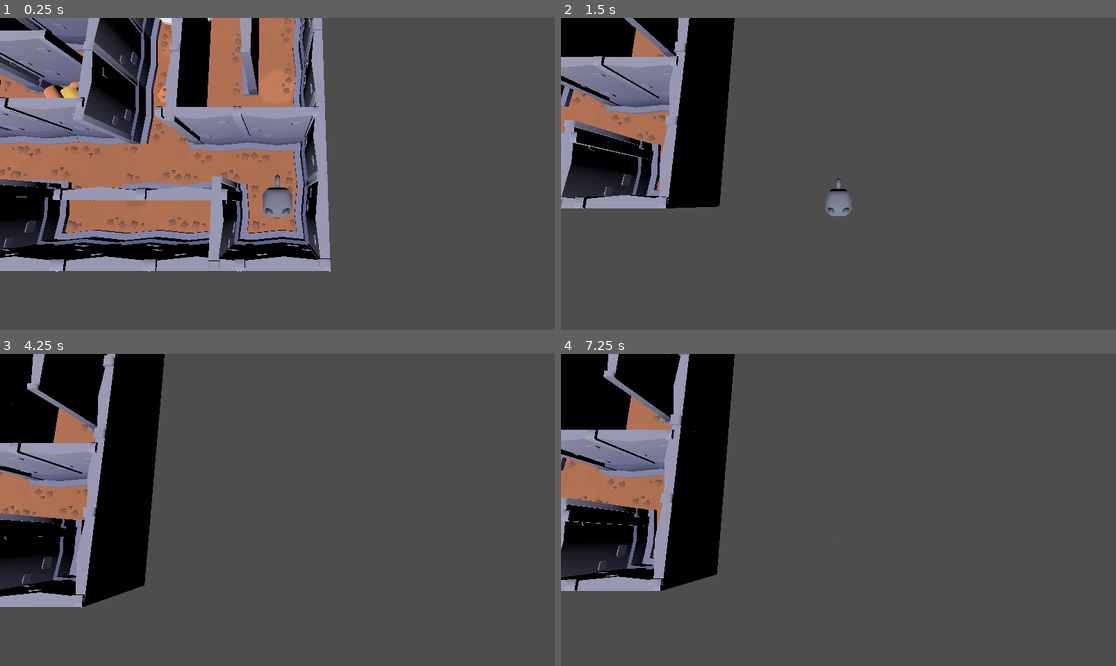
Above: before the commit, frames 1-4 (two rows, left to right).
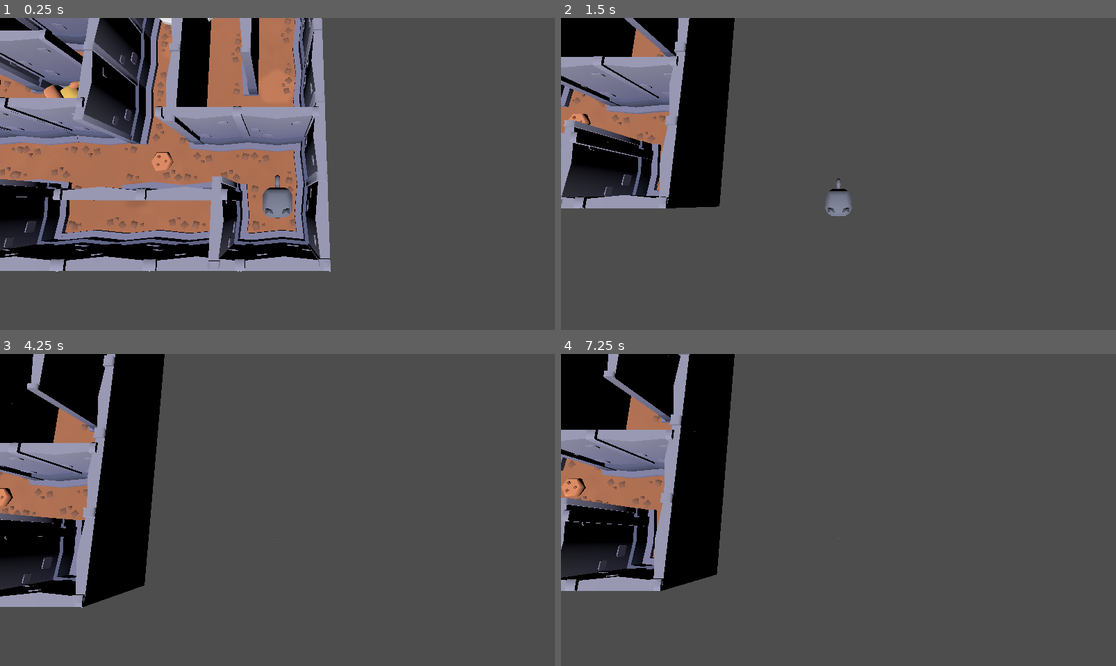
Above: after the commit, the same moments.

Repository: safetymax/game-physics
Game: Godot game, scene res://node_3d.tscn
Two runs of this game, one before a commit and one after it. Both use one fixed random seed, a clock stepped at 60 frames per second and the inputs below.
Inputs:
- Up to frame 1 (0.25 s): no input
- Up to frame 2 (1.5 s): tap Enter (ui_accept) at 0.5, 0.77 s; hold Right (ui_right) 0.53-1.28 s; hold Down (ui_down) from 1.28 s (still down)
- Up to frame 3 (4.25 s): tap Enter (ui_accept) at 1.52, 3.02, 3.77 s; release Down (ui_down) at 2.03 s; hold Right (ui_right) 2.03-2.78 s; hold Up (ui_up) 2.78-3.53 s; hold Left (ui_left) from 3.53 s (still down)
- Up to frame 4 (7.25 s): tap Enter (ui_accept) at 4.52, 6.02, 6.77 s; release Left (ui_left) at 5.03 s; hold Down (ui_down) 5.03-5.78 s; hold Right (ui_right) 5.78-6.53 s; hold Up (ui_up) from 6.53 s (still down)

The runs differ from the first frame. In frame 1, 0.2% of the frame differs, in the area x 27-32%, y 21-49%; in frame 2, less than 0.1%; in frame 3, less than 0.1%; in frame 4, 0.2%.
Error before the commit: Invalid access to property or key 'body_entered' on a base object of type 'Node3D'. (res://player_move.gd:34)

Commit message:
cookies and plates

Diff:
--- a/Fertig/Plate_Fertig.tscn
+++ b/Fertig/Plate_Fertig.tscn
@@ -1,6 +1,7 @@
 [gd_scene format=3 uid="uid://b21ugy8km8kip"]
 
 [ext_resource type="PackedScene" uid="uid://bim4bbcscsc6o" path="res://Objekte_Levelnew folder/1plate.tscn" id="1_ugl0g"]
+[ext_resource type="Script" uid="uid://ckt0fba7qys3r" path="res://Fertig/plate.gd" id="2_5n3ns"]
 
 [sub_resource type="CylinderShape3D" id="CylinderShape3D_ugl0g"]
 height = 0.2808838
@@ -11,6 +12,8 @@
 
 [node name="Area3D" type="Area3D" parent="." unique_id=103324655]
 transform = Transform3D(1, 0, 0, 0, 1, 0, 0, 0, 1, 0, 0.11834717, 0)
+script = ExtResource("2_5n3ns")
+required_cookies = 1
 
 [node name="CollisionShape3D" type="CollisionShape3D" parent="Area3D" unique_id=612290962]
 shape = SubResource("CylinderShape3D_ugl0g")
--- /dev/null
+++ b/Fertig/plate.gd
@@ -0,0 +1,14 @@
+extends Area3D
+
+@export var required_cookies: int = 3
+
+func _ready():
+	body_entered.connect(_on_body_entered)
+
+
+func _on_body_entered(body):
+	if body.is_in_group("player"):
+		if body.cookies >= required_cookies:
+			print("finished")
+		else:
+			print("not enough cookies: ", body.cookies, "/", required_cookies)
--- /dev/null
+++ b/Fertig/plate_fertig.gd
@@ -0,0 +1,14 @@
+extends Area3D
+
+@export var required_cookies: int = 3
+
+func _ready():
+	body_entered.connect(_on_body_entered)
+
+
+func _on_body_entered(body):
+	if body.is_in_group("player"):
+		if body.has_cookie_count >= required_cookies:
+			print("finished")
+		else:
+			print("not enough cookies: ", body.has_cookie_count, "/", required_cookies)
--- a/node_3d.tscn
+++ b/node_3d.tscn
@@ -221,7 +221,7 @@
 [node name="Wand63" parent="WandObjekte" unique_id=611261049 instance=ExtResource("4_jka67")]
 transform = Transform3D(-6.5567085e-09, 0, 0.15, 0, 0.15, 0, -0.15, 0, -6.5567085e-09, -0.7336043, 0, -0.36718154)
 
-[node name="Player" parent="." unique_id=1974062379 instance=ExtResource("2_a0tk4")]
+[node name="Player" parent="." unique_id=1974062379 groups=["player"] instance=ExtResource("2_a0tk4")]
 transform = Transform3D(0.2, 0, 0, 0, 0.2, 0, 0, 0, 0.2, 1.6694732, 0.30197006, 1.5862286)
 
 [node name="Enemy" parent="." unique_id=565029361 node_paths=PackedStringArray("path", "player") instance=ExtResource("1_noarx")]
@@ -248,8 +248,8 @@
 script = ExtResource("5_jka67")
 player = NodePath("../Player")
 
-[node name="Plate" parent="." unique_id=1443240082 instance=ExtResource("6_wc5p8")]
+[node name="Plate" parent="." unique_id=1443240082 groups=["plate"] instance=ExtResource("6_wc5p8")]
 transform = Transform3D(1, 0, 0, 0, 1, 0, 0, 0, 1, 0.68871665, 0.010864258, -0.6898906)
 
-[node name="Cookie" parent="." unique_id=1068985352 groups=["cookie"] instance=ExtResource("7_jsk3o")]
-transform = Transform3D(1, 0, 0, 0, 1, 0, 0, 0, 1, 0.53267384, 0.010864139, 0.48175383)
+[node name="Cookie" parent="." unique_id=1068985352 instance=ExtResource("7_jsk3o")]
+transform = Transform3D(1, 0, 0, 0, 1, 0, 0, 0, 1, 0.53267384, 0.010864139, 1.1831923)
--- a/player_move.gd
+++ b/player_move.gd
@@ -4,7 +4,7 @@
 const SPEED = 2.0
 const JUMP_VELOCITY = 4.5
 
-var has_cookie: bool = false
+var cookies: int = 0
 
 
 func _physics_process(delta: float) -> void:
@@ -31,10 +31,14 @@
 
 func _ready():
 	for area in get_tree().get_nodes_in_group("cookie"):
-		area.body_entered.connect(_on_cookie_body_entered)
-		print("Connected to cookie area: ", area.name)
+		if area is Area3D:
+			area.body_entered.connect(_on_cookie_body_entered.bind(area))
+			print("Connected to cookie area: ", area.name)
 
 
-func _on_cookie_body_entered(body):
+func _on_cookie_body_entered(body, cookie):
 	if body == self:
-		has_cookie = true
+		cookies += 1
+		print("Player has collected: ", cookies, " cookies.")
+
+		cookie.get_parent().queue_free()  # Remove the cookie from the scene
--- a/project.godot
+++ b/project.godot
@@ -18,6 +18,8 @@
 [global_group]
 
 cookie=""
+plate=""
+player=""
 
 [physics]
 
Not shown, added: Fertig/plate.gd.uid
Not shown, added: Fertig/plate_fertig.gd.uid
Not shown, changed: Texturen/animal-cat.fbx.import
Not shown, changed: Texturen/animal-lion.fbx.import
Not shown, changed: Texturen/template-floor.fbx.import
Not shown, changed: Texturen/template-wall.fbx.import
